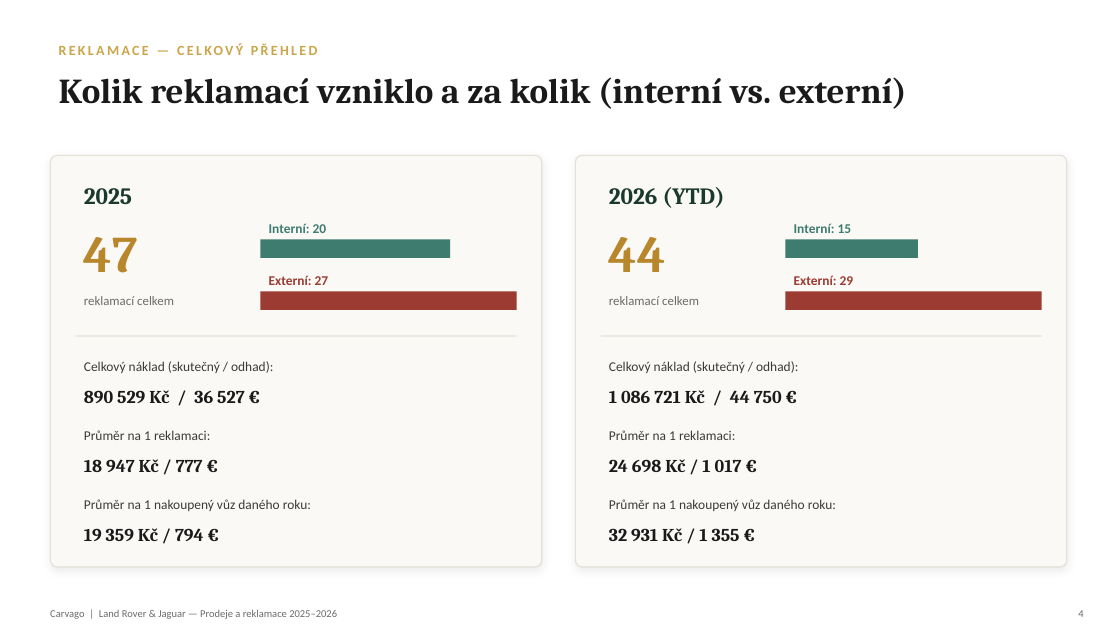
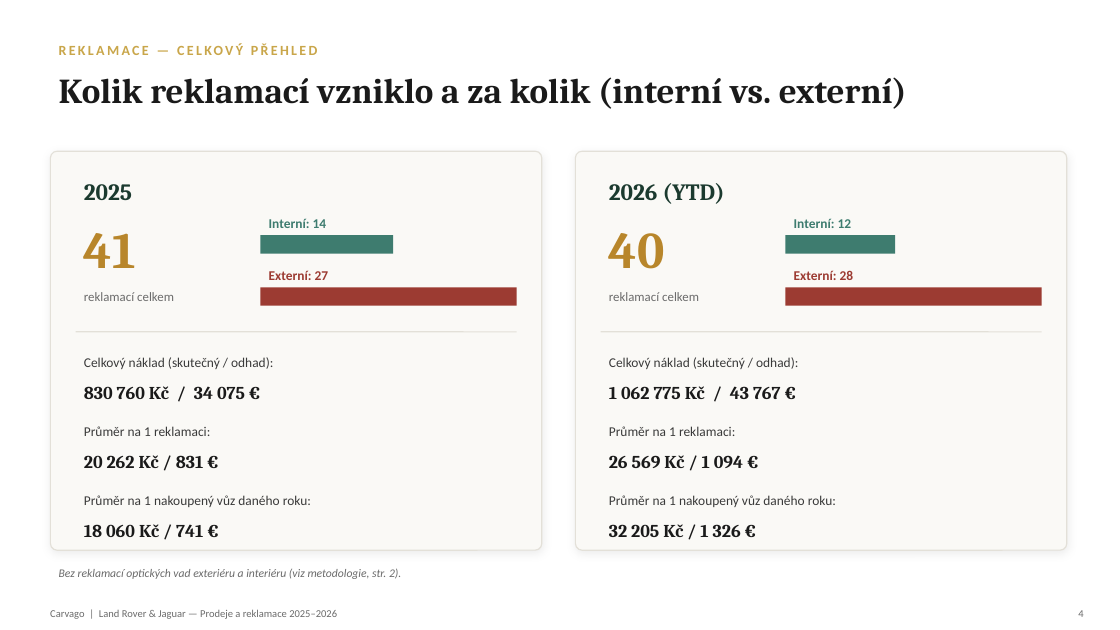
Before and after one commit to marekdvorak-cvg/land-rover-jaguar-reklamace--n-klad-prezentace, a slide deck: slide 4 of Land-Rover-Jaguar-Prezentace.pptx. Drawn at 1120x630 pixels with LibreOffice and Linux fonts; fonts in the diff are those of the drawing. Boxes give left, top, right and bottom in pixels: in the first picture for what was removed or moved away, otherwise in the second. Text is boxed around its words. In the diff, an @@ line names an element or a change of style, - is before the commit and + after.

```diff
--- a/Land-Rover-Jaguar-Prezentace.pptx
+++ b/Land-Rover-Jaguar-Prezentace.pptx
@@ rounded rectangle: place and size @@
-rounded rectangle at box(50, 155, 542, 567)
+rounded rectangle at box(50, 151, 542, 550)
@@ rounded rectangle at box(50, 151, 542, 550): proportions changed @@
@@ rounded rectangle at box(576, 151, 1067, 550): proportions changed @@
@@ rounded rectangle: place and size @@
-rounded rectangle at box(576, 155, 1067, 567)
+rounded rectangle at box(576, 151, 1067, 550)
@@ text at box(84, 233, 136, 268): text changed @@
-47
+41
@@ rectangle: place and size @@
-rectangle at box(260, 239, 450, 258)
+rectangle at box(260, 235, 393, 254)
@@ text at box(269, 218, 327, 228): text changed @@
-Interní: 20
+Interní: 14
@@ text at box(609, 233, 665, 269): text changed @@
-44
+40
@@ rectangle: place and size @@
-rectangle at box(786, 239, 918, 258)
+rectangle at box(786, 235, 896, 254)
@@ text at box(794, 218, 852, 228): text changed @@
-Interní: 15
+Interní: 12
@@ 11 texts, 2 rectangles, 2 lines: place and size @@
-11 texts, 2 rectangles, 2 lines at box(76, 187, 1042, 511)
+11 texts, 2 rectangles, 2 lines at box(76, 183, 1042, 507)
@@ text at box(794, 270, 854, 280): text changed @@
-Externí: 29
+Externí: 28
@@ text at box(84, 386, 245, 399): text changed @@
-890 529 Kč / 36 527 €
+830 760 Kč / 34 075 €
@@ text at box(609, 386, 781, 399): text changed @@
-1 086 721 Kč / 44 750 €
+1 062 775 Kč / 43 767 €
@@ text added at box(84, 455, 204, 468), 15.5 pt, text #1A1A1A, bold @@
+20 262 Kč / 831 €
@@ text at box(609, 455, 743, 468): text changed @@
-24 698 Kč / 1 017 €
+26 569 Kč / 1 094 €
@@ text at box(84, 524, 203, 537): text changed @@
-18 947 Kč / 777 €
+18 060 Kč / 741 €
@@ text removed at box(84, 528, 204, 541) @@
-19 359 Kč / 794 €
@@ text at box(609, 524, 741, 537): text changed @@
-32 931 Kč / 1 355 €
+32 205 Kč / 1 326 €
@@ text added at box(59, 569, 401, 579), 10 pt, text #6B6B6B, italic @@
+Bez reklamací optických vad exteriéru a interiéru (viz metodologie, str. 2).
```
Also in this commit, not shown: 6 other slides changed, 8 other files.
